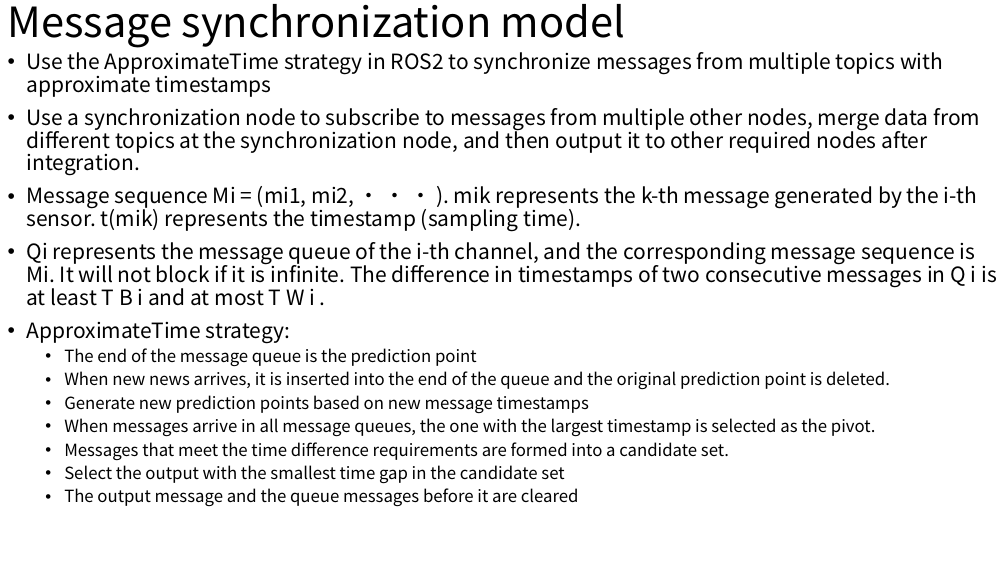
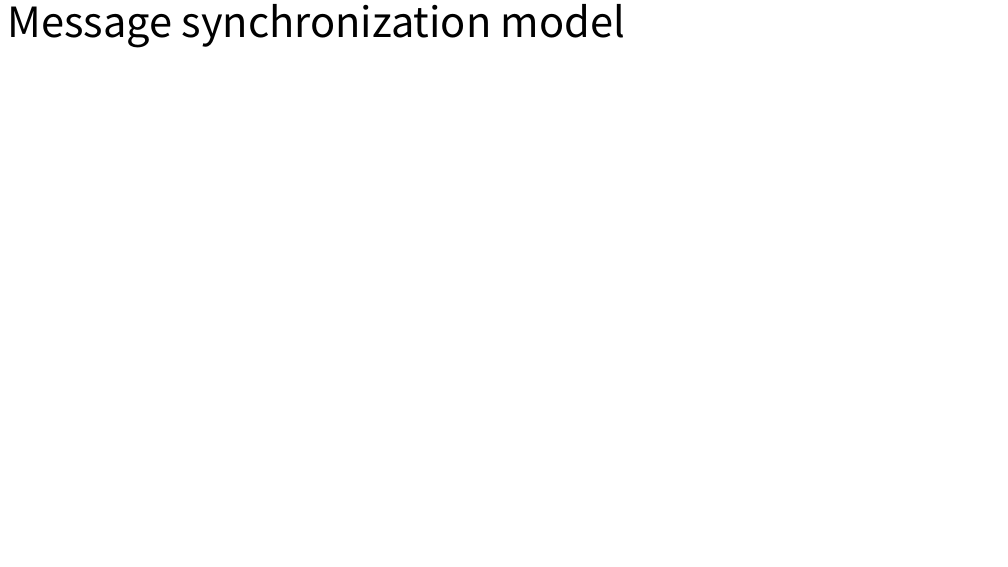
Before and after one commit to wsm6636/note, a slide deck: slide 5 of 06-ppt/discussion/0524.pptx. Drawn at 1008x567 pixels with LibreOffice and Linux fonts; fonts in the diff are those of the drawing; grey boxes stand for pictures. Boxes give left, top, right and bottom in pixels: in the first picture for what was removed or moved away, otherwise in the second. Text is boxed around its words. In the diff, an @@ line names an element or a change of style, - is before the commit and + after.

```diff
--- a/06-ppt/discussion/0524.pptx
+++ b/06-ppt/discussion/0524.pptx
@@ text removed at box(26, 52, 997, 507) @@
-• Use the ApproximateTime strategy in ROS2 to synchronize messages from multiple topics with approximate timestamps
-• Use a synchronization node to subscribe to messages from multiple other nodes, merge data from different topics at the synchronization node, and then output it to other required nodes after integration.
-• Message sequence Mi = (mi1, mi2, · · · ). mik represents the k-th message generated by the i-th sensor. t(mik) represents the timestamp (sampling time).
-• Qi represents the message queue of the i-th channel, and the corresponding message sequence is Mi. It will not block if it is infinite. The difference in timestamps of two consecutive messages in Q i is at least T B i and at most T W i .
-• ApproximateTime strategy:
-  • The end of the message queue is the prediction point
-  • When new news arrives, it is inserted into the end of the queue and the original prediction point is deleted.
-  • Generate new prediction points based on new message timestamps
-  • When messages arrive in all message queues, the one with the largest timestamp is selected as the pivot.
-  • Messages that meet the time difference requirements are formed into a candidate set.
-  • Select the output with the smallest time gap in the candidate set
-  • The output message and the queue messages before it are cleared
```
Also in this commit, not shown: 4 other slides changed, 7 other files.
